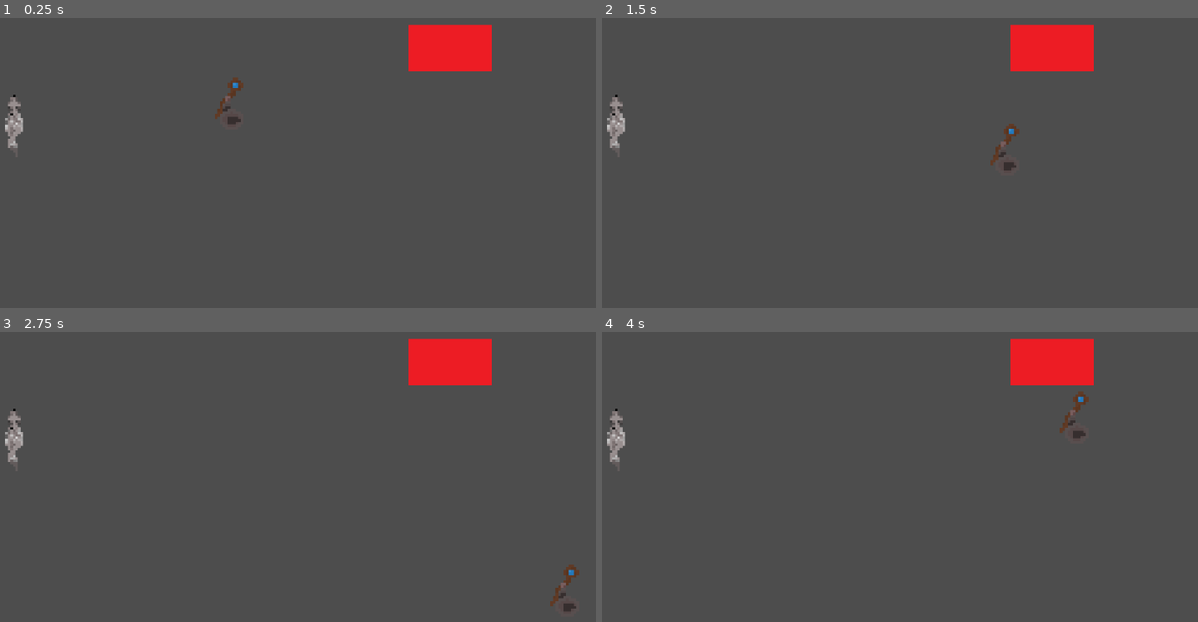
Above: before the commit, frames 1-4 (two rows, left to right).
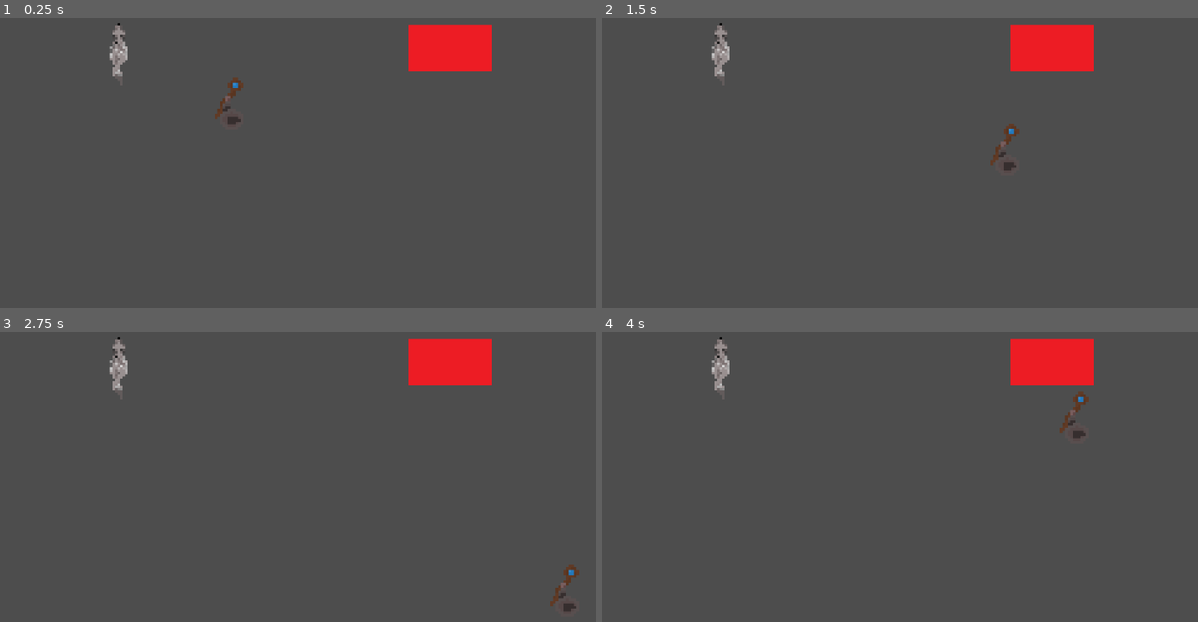
Above: after the commit, the same moments.

Repository: zelgehai/gadot-gamejam
Game: Godot game, scene res://scenes/map.tscn
Same seed, same stepped clock (60 frames per second), same inputs: the game is played once before the commit and once after it.
Inputs:
- Up to frame 1 (0.25 s): no input
- Up to frame 2 (1.5 s): tap Enter at 0.5 s; hold D (right) 0.53-1.28 s; hold S (down) from 1.28 s (still down)
- Up to frame 3 (2.75 s): release S (down) at 2.03 s; hold D (right) from 2.03 s (still down)
- Up to frame 4 (4 s): release D (right) at 2.78 s; hold W (up) 2.78-3.53 s; hold A (left) from 3.53 s (still down)

The runs differ from the first frame. In frame 1, 0.7% of the frame differs, in the area x 0-22%, y 1-45%; in frame 2, 0.7%; in frame 3, 0.7%; in frame 4, 0.7%.

Commit message:
added markers to Player
Markers are used to know where enemies will spawn around player

Diff:
--- a/scenes/Player.tscn
+++ b/scenes/Player.tscn
@@ -14,3 +14,11 @@
 
 [node name="CollisionPolygon2D" type="CollisionPolygon2D" parent="."]
 polygon = PackedVector2Array(-18, -23, -9, -23, -9, 0, 0, 0, 0, 4, 9, 4, 9, 8, 14, 8, 14, 26, 9, 27, 9, 31, 4, 31, 4, 36, -18, 36, -18, 31, -23, 31, -23, 27, -27, 27, -27, 9, -23, 9, -23, -9, -18, -9)
+
+[node name="enemySpawnPositions" type="Node2D" parent="."]
+
+[node name="Marker2D" type="Marker2D" parent="enemySpawnPositions"]
+position = Vector2(500, 0)
+
+[node name="Marker2D2" type="Marker2D" parent="enemySpawnPositions"]
+position = Vector2(-500, 0)
--- a/scenes/map.tscn
+++ b/scenes/map.tscn
@@ -1,20 +1,18 @@
-[gd_scene load_steps=5 format=3 uid="uid://bru7bw8mqa672"]
+[gd_scene load_steps=4 format=3 uid="uid://bru7bw8mqa672"]
 
 [ext_resource type="Script" path="res://scenes/mapScript.gd" id="1_bxlcr"]
 [ext_resource type="PackedScene" uid="uid://clv7wirhmcurm" path="res://scenes/Player.tscn" id="2_ftmc7"]
-[ext_resource type="PackedScene" uid="uid://co5lq37w3ttg8" path="res://scenes/wolf.tscn" id="3_7xacs"]
 [ext_resource type="PackedScene" uid="uid://dfajhbafhdpsm" path="res://scenes/StaticRedBoxScene.tscn" id="4_tgps5"]
 
 [node name="map" type="Node2D"]
 position = Vector2(0, -2)
 script = ExtResource("1_bxlcr")
 
-[node name="wolf" parent="." instance=ExtResource("3_7xacs")]
-position = Vector2(119, 274)
-collision_layer = 2
-
 [node name="StaticRedBox" parent="." instance=ExtResource("4_tgps5")]
 position = Vector2(871, 145)
 
+[node name="enemies" type="Node2D" parent="."]
+visibility_layer = 2
+
 [node name="Player" parent="." instance=ExtResource("2_ftmc7")]
 position = Vector2(500, 250)
--- a/scenes/mapScript.gd
+++ b/scenes/mapScript.gd
@@ -1,11 +1,17 @@
 extends Node2D
 
+var wolf_scene: PackedScene = preload("res://scenes/wolf.tscn") #Make sure ending is .tscn
 
 # Called when the node enters the scene tree for the first time.
 func _ready() -> void:
 	print("Setting Player Starting Position:")
 	$Player.position.x = 500
 	$Player.position.y = 250
+	#create instance of a wolf
+	var wolf = wolf_scene.instantiate()
+	add_child(wolf)
+	wolf.position.x = 300
+	wolf.position.y = 150
 
 # Called every frame. 'delta' is the elapsed time since the previous frame.
 func _process(_delta: float) -> void:
--- a/scenes/wolf.tscn
+++ b/scenes/wolf.tscn
@@ -14,9 +14,6 @@
 scale = Vector2(4.432, 4)
 texture = ExtResource("1_qf0y4")
 
-[node name="CollisionPolygon2D" type="CollisionPolygon2D" parent="."]
-polygon = PackedVector2Array(-3, -48, -9, -44, -9, -37, -14, -36, -13, -22, -9, -21, -9, -17, -13, -16, -18, -8, -18, 16, -13, 16, -13, 44, 0, 60, 4, 60, 5, 35, 0, 35, 0, 25, 5, 24, 5, 20, 10, 20, 14, 16, 13, -8, 9, -16, 9, -37)
-
 [node name="Area2D" type="Area2D" parent="."]
 
 [node name="CollisionShape2D" type="CollisionShape2D" parent="Area2D"]
--- a/scenes/wolfScript.gd
+++ b/scenes/wolfScript.gd
@@ -8,11 +8,13 @@
 			canPrint = false
 			$Timer.start()
 
-func _on_area_2d_body_entered(body: Node2D) -> void:
+func _on_area_2d_body_entered(body: CharacterBody2D) -> void:
 	inside = true
 
-func _on_area_2d_body_exited(body: Node2D) -> void:
+func _on_area_2d_body_exited(body: CharacterBody2D) -> void:
 	inside = false
 
 func _on_timer_timeout() -> void:
 	canPrint = true
+
+	#creating Instance
